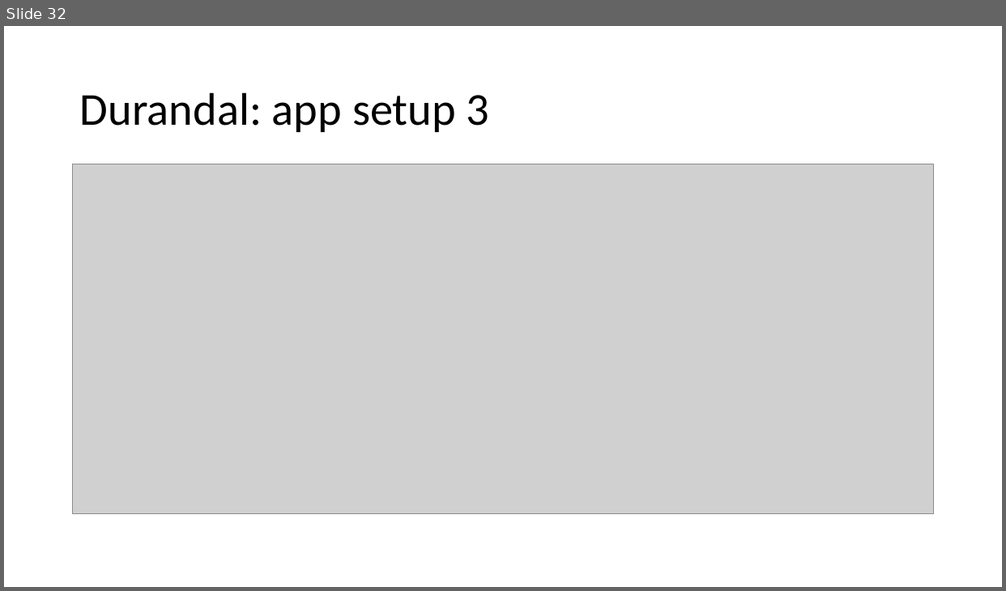
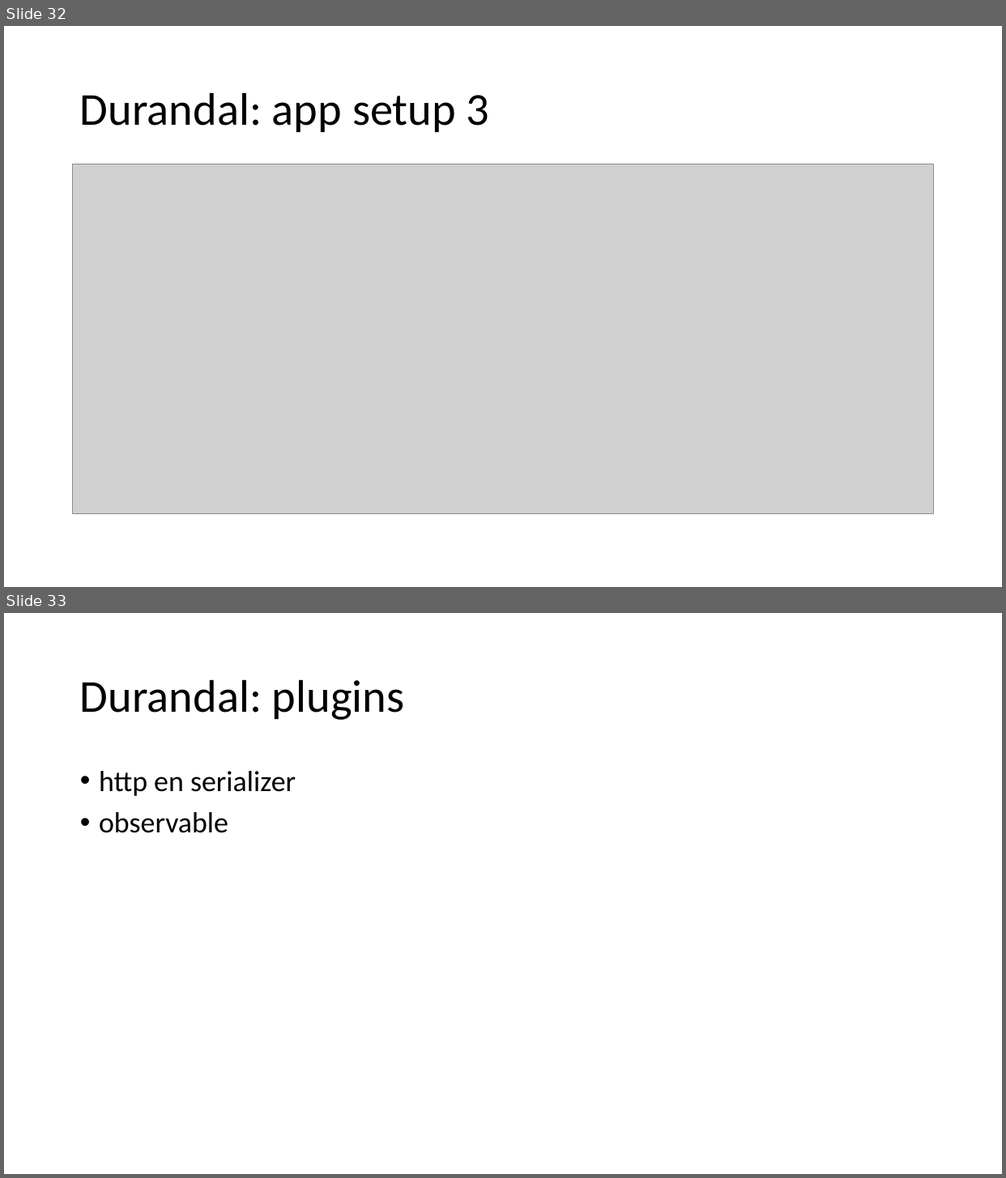
Before and after one commit to petermorlion/DurandalDemo, a slide deck: Durandal T4T.pptx. Shown one above the other, each under a label of ours: slide 32 before the commit, slides 32 and 33 after it. The pictures are 1006x591 and 1006x1178 pixels, drawn with LibreOffice and Linux fonts; fonts in the diff are those of the drawing; grey boxes stand for pictures. Boxes give left, top, right and bottom in pixels: in the first picture for what was removed or moved away, otherwise in the second. Text is boxed around its words. In the diff, an @@ line names an element or a change of style, - is before the commit and + after.

Commit message:
'More durandal' slide

```diff
--- a/Durandal T4T.pptx
+++ b/Durandal T4T.pptx
@@ slide 33 added at <box>4,613,1002,1174</box>, background #FFFFFF @@
@@ title added at <box>80,679,404,720</box>, 44 pt, text #000000 @@
+Durandal: plugins
@@ text added at <box>99,771,296,833</box>, 28 pt, text #000000 @@
+• http en serializer
+• observable
```
Also in this commit, not shown: 2 other slides added, 1 slide removed.
